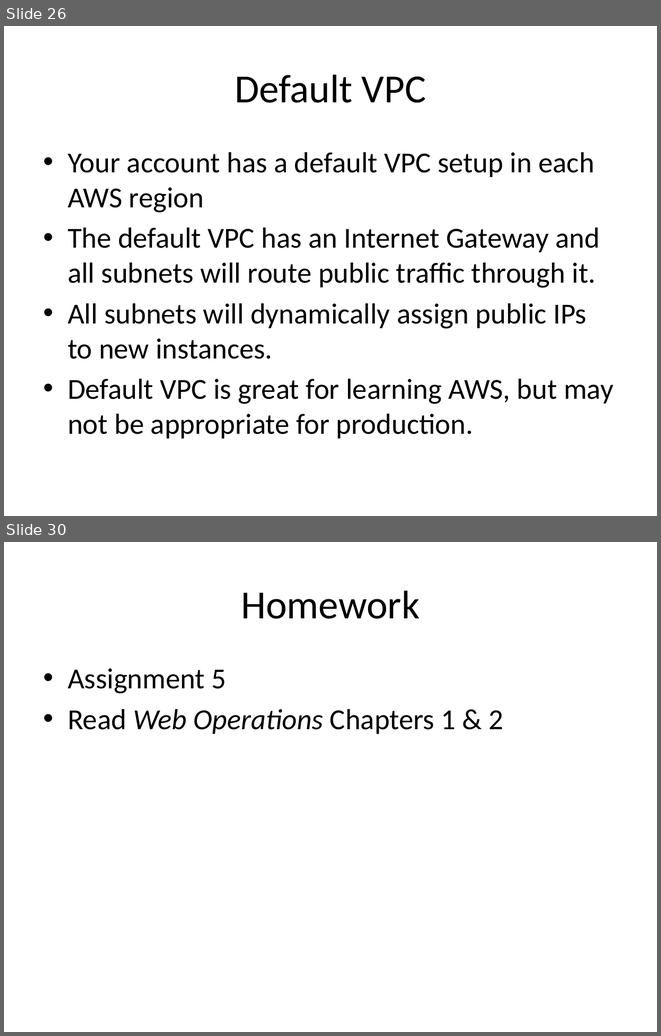
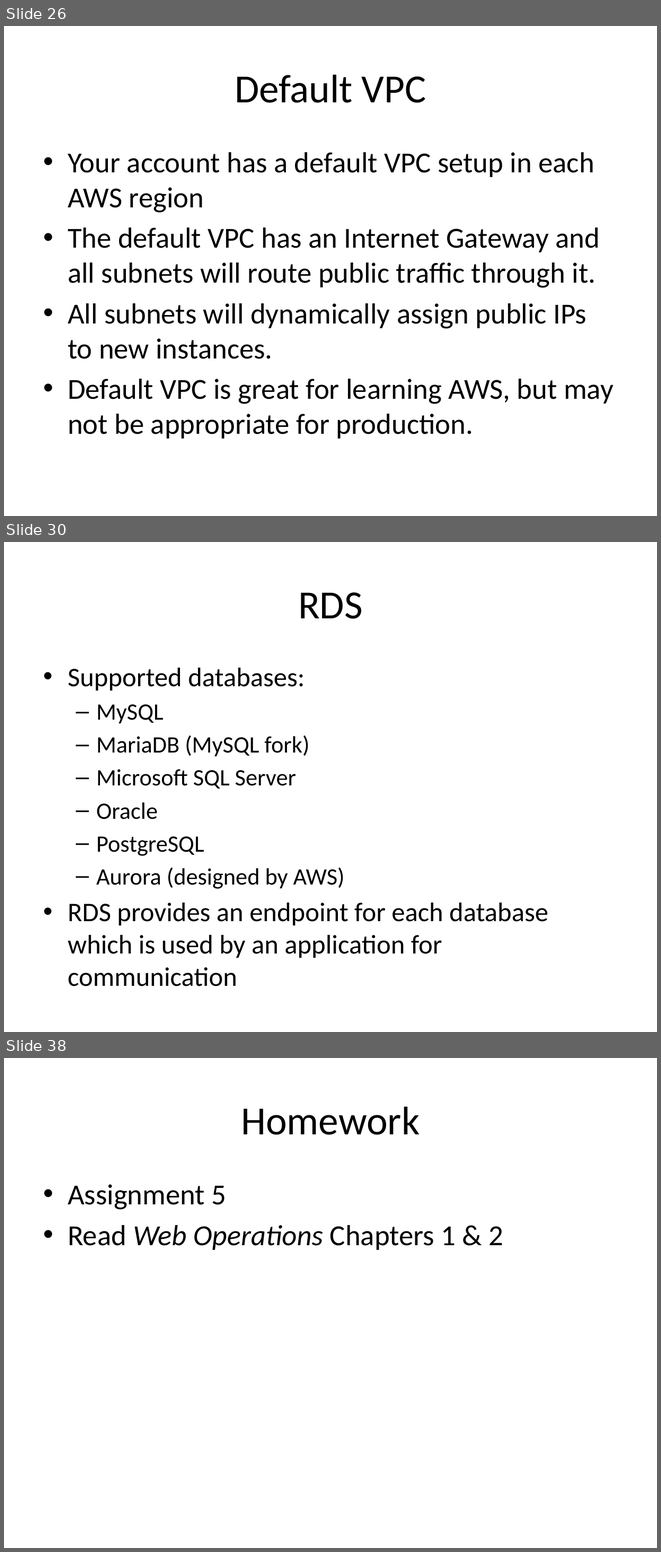
Before and after one commit to jasondbaker/infrastructure-class, a slide deck: infrastructure-week-5.pptx. Shown one above the other, each under a label of ours: slides 26 and 30 before the commit, slides 26, 30 and 38 after it; the slides between them are not shown. The pictures are 661x1036 and 661x1552 pixels, drawn with LibreOffice and Linux fonts; fonts in the diff are those of the drawing. Boxes give left, top, right and bottom in pixels: in the first picture for what was removed or moved away, otherwise in the second. Text is boxed around its words. In the diff, an @@ line names an element or a change of style, - is before the commit and + after.

```diff
--- a/infrastructure-week-5.pptx
+++ b/infrastructure-week-5.pptx
@@ slide 30 added at (4,542,657,1032), background #FFFFFF @@
@@ title added at (298,592,363,619), 44 pt, text #000000 @@
+RDS
@@ text added at (68,668,548,986), 29.6 pt, text #000000 @@
+• Supported databases:
+  – MySQL
+  – MariaDB (MySQL fork)
+  – Microsoft SQL Server
+  – Oracle
+  – PostgreSQL
+  – Aurora (designed by AWS)
+• RDS provides an endpoint for each database which is used by an application for communication
@@ what was slide 30 is now slide 38 @@
```
Also in this commit, not shown: 4 slides changed, 7 other slides added, 1 other file.
